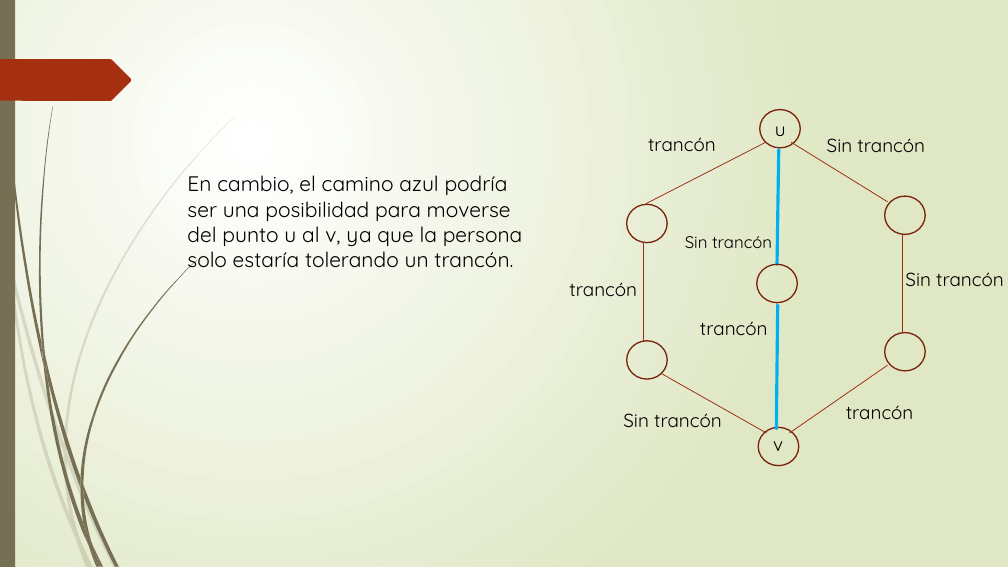
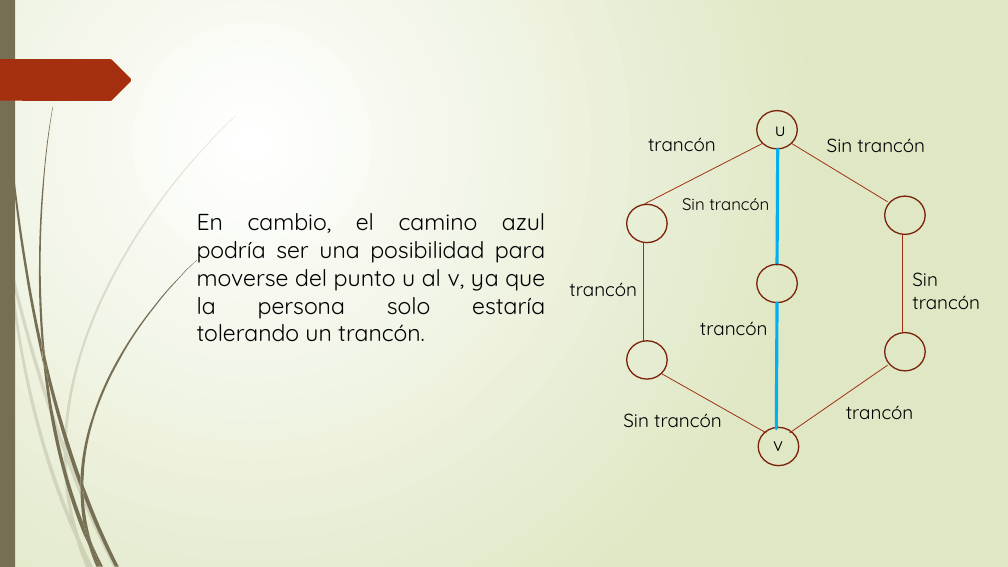
Before and after one commit to juanksRuiz/Proyecto-LCC, a slide deck: slide 4 of Problema de caminos con trancones.pptx (slide 5 before the commit). Drawn at 1008x567 pixels with LibreOffice and Linux fonts; fonts in the diff are those of the drawing. Boxes give left, top, right and bottom in pixels: in the first picture for what was removed or moved away, otherwise in the second. Text is boxed around its words. In the diff, an @@ line names an element or a change of style, - is before the commit and + after.

```diff
--- a/Problema de caminos con trancones.pptx
+++ b/Problema de caminos con trancones.pptx
@@ line moved from (766, 142) - (646, 204) to (763, 144) - (643, 205) @@
@@ text "En cambio, el camino azul ...": place and size @@
-text "En cambio, el camino azul ..." at (187, 175, 523, 269)
+text "En cambio, el camino azul ..." at (197, 213, 545, 342)
@@ text "En cambio, el camino azul ..." at (197, 213, 545, 342): size 20 to 22 pt; alignment left to justified @@
@@ text "Sin trancón": place and size @@
-text "Sin trancón" at (685, 236, 772, 248)
+text "Sin trancón" at (682, 198, 769, 210)
@@ text "Sin trancón" rewrapped from (905, 272, 1004, 286) to (912, 272, 980, 309) @@
@@ line moved from (778, 306) - (777, 429) to (777, 302) - (777, 429) @@
```
Also in this commit, not shown: 2 other slides changed, 1 slide removed.
